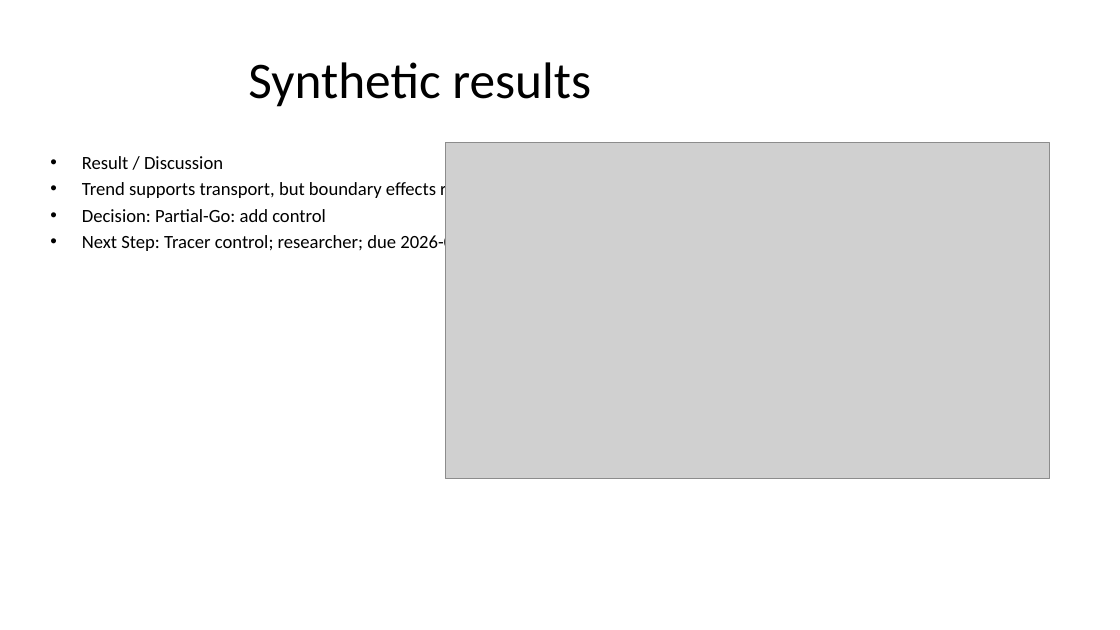
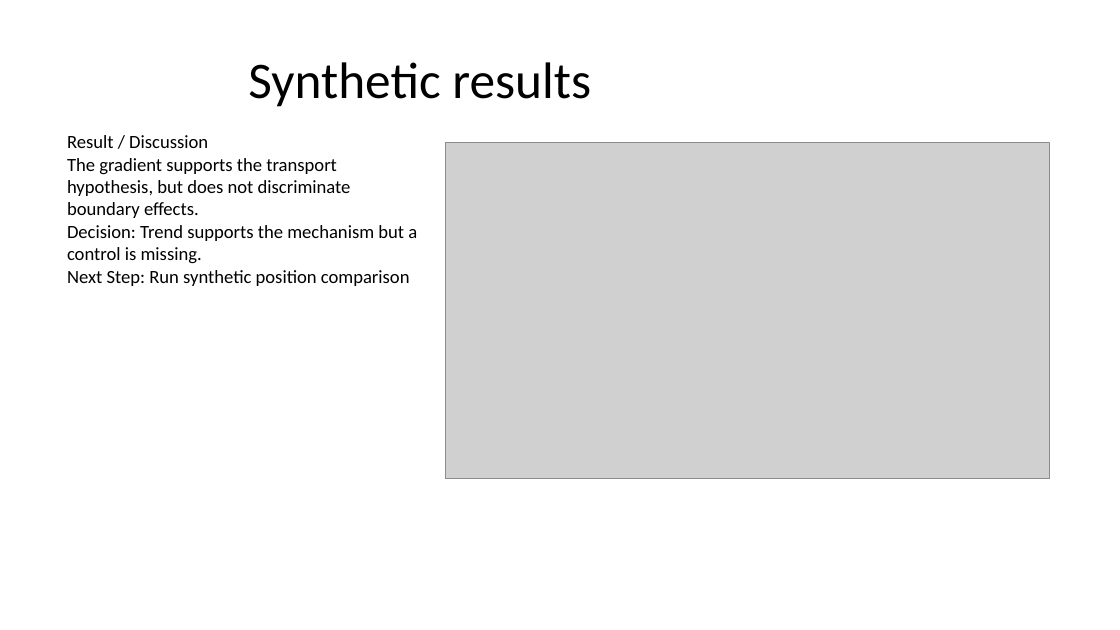
Before and after one commit to Gary0915/AI-Research-SKILLs, a slide deck: slide 4 of thesis-deck-system/artifacts/phase1/master_first_build.pptx. Drawn at 1120x630 pixels with LibreOffice and Linux fonts; fonts in the diff are those of the drawing; grey boxes stand for pictures. Boxes give left, top, right and bottom in pixels: in the first picture for what was removed or moved away, otherwise in the second. Text is boxed around its words. In the diff, an @@ line names an element or a change of style, - is before the commit and + after.

```diff
--- a/thesis-deck-system/artifacts/phase1/master_first_build.pptx
+++ b/thesis-deck-system/artifacts/phase1/master_first_build.pptx
@@ text added at [67, 135, 417, 286], 16 pt, text #000000 @@
+Result / Discussion
+The gradient supports the transport hypothesis, but does not discriminate boundary effects.
+Decision: Trend supports the mechanism but a control is missing.
+Next Step: Run synthetic position comparison
@@ text removed at [82, 156, 493, 253] @@
-• Result / Discussion
-• Trend supports transport, but boundary effects remain unresolved.
-• Decision: Partial-Go: add control
-• Next Step: Tracer control; researcher; due 2026-09-02
```
Also in this commit, not shown: 1 other slide changed, 47 other files.
